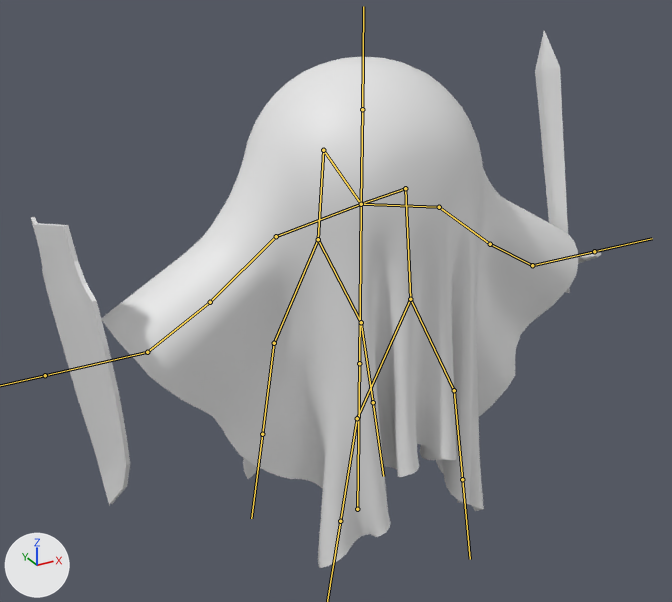
A saved change to the FBX model Assets/Meshes/ghost.fbx.
Camera for both pictures: a 50 mm camera at (-3.97, -6.76, 5.75) aimed at (-0.5, -0.44, 2.58). Lighting does not change. The marker at lower left points along +X, +Y and +Z. The bones that bend it are drawn over the model as lines.

The first picture shows 'ghost', 'shield', 'sword'.
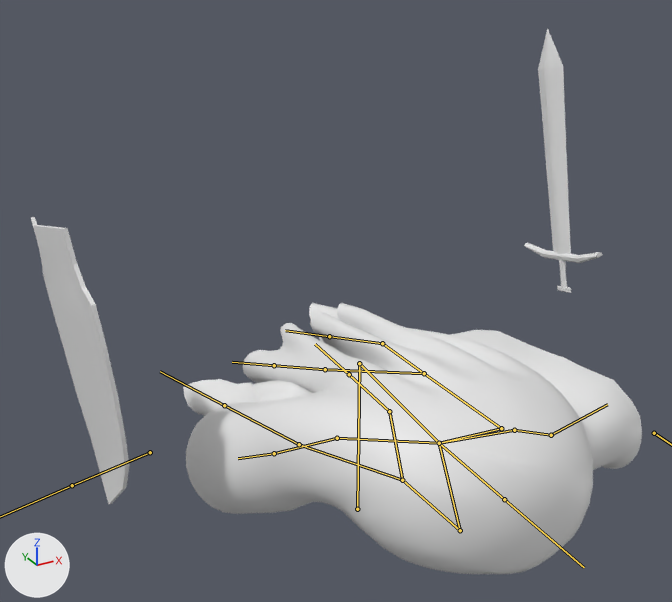
The newer file adds an action. The first version stands in its rest pose; the second is drawn at frame 36 of the action 'Armature|die'.

Changed parts and their boxes [x1, y1, x2, y2] in the pictures (672 x 602 px):
'ghost', posed (47% shorter)
    before: [101, 57, 578, 568]
    after: [183, 303, 642, 574]
'shield', posed
    before: [31, 217, 130, 505]
    after: [31, 217, 129, 504]
'sword', posed
    before: [535, 30, 601, 293]
    after: [524, 28, 603, 293]
bone 'back', root to tip
    before: (359, 363) to (361, 204)
    after: (359, 363) to (439, 443)
bone 'arm_left', root to tip
    before: (276, 236) to (210, 302)
    after: (337, 438) to (274, 453)
bone 'hand_left', root to tip
    before: (210, 302) to (147, 352)
    after: (274, 453) to (238, 458)
bone 'arm_right', root to tip
    before: (439, 207) to (490, 244)
    after: (514, 430) to (551, 435)
bone 'hand_right', root to tip
    before: (490, 244) to (532, 265)
    after: (551, 435) to (607, 404)
bone 'rag_root_back', root to tip
    before: (361, 204) to (405, 188)
    after: (439, 443) to (460, 530)
bone 'rag_top_back', root to tip
    before: (405, 188) to (410, 299)
    after: (460, 530) to (402, 480)
bone 'rag_middle_back_left', root to tip
    before: (410, 299) to (357, 418)
    after: (402, 480) to (299, 444)
bone 'rag_bottom_back_left', root to tip
    before: (357, 418) to (340, 521)
    after: (299, 444) to (224, 405)
bone 'rag_middle_back_right', root to tip
    before: (410, 299) to (454, 390)
    after: (402, 480) to (389, 411)
bone 'rag_bottom_back_right', root to tip
    before: (454, 390) to (462, 479)
    after: (389, 411) to (349, 374)
bone 'rag_root_front', root to tip
    before: (361, 204) to (323, 150)
    after: (439, 443) to (501, 428)
bone 'rag_top_front', root to tip
    before: (323, 150) to (318, 239)
    after: (501, 428) to (424, 373)
bone 'rag_middle_front_left', root to tip
    before: (318, 239) to (274, 343)
    after: (424, 373) to (325, 369)
bone 'rag_bottom_front_left', root to tip
    before: (274, 343) to (262, 434)
    after: (325, 369) to (274, 365)
bone 'rag_middle_front_right', root to tip
    before: (318, 239) to (361, 322)
    after: (424, 373) to (382, 343)
bone 'rag_bottom_front_right', root to tip
    before: (361, 322) to (373, 402)
    after: (382, 343) to (329, 336)
bone 'head', root to tip
    before: (361, 204) to (362, 109)
    after: (439, 443) to (504, 499)

What the commit changed:
Bone 'back' (bone_back) moves from (0.0, 0.0, 0.0) to (-0.37, -0.92, 1.55).
Bone 'back' (bone_back) turns from (0, 0, 0) to (90, -6, -11) degrees about its own x, y and z.
Bone 'arm_left' (bone_arm_left) turns from (0, 0, 0) to (-25, 9, 35) degrees about its own x, y and z.
Bone 'hand_left' (bone_hand_left) turns from (0, 0, 0) to (-18, -11, 3) degrees about its own x, y and z.
Bone 'arm_right' (bone_arm_right) turns from (0, 0, 0) to (13, 29, -12) degrees about its own x, y and z.
Bone 'hand_right' (bone_hand_right) turns from (0, 0, 0) to (-4, 33, 46) degrees about its own x, y and z.
Bone 'rag_root_back' (bone_rag_root_back) turns from (0, 0, 0) to (36, 9, -4) degrees about its own x, y and z.
Bone 'rag_top_back' (bone_rag_top_back) turns from (0, 0, 0) to (37, -1, 11) degrees about its own x, y and z.
Bone 'rag_middle_back_left' (bone_rag_middle_back_left) turns from (0, 0, 0) to (2, 7, 13) degrees about its own x, y and z.
Bone 'rag_bottom_back_left' (bone_rag_bottom_back_left) turns from (0, 0, 0) to (14, -4, -7) degrees about its own x, y and z.
Bone 'rag_middle_back_right' (bone_rag_middle_back_right) turns from (0, 0, 0) to (-9, 6, 5) degrees about its own x, y and z.
Bone 'rag_bottom_back_right' (bone_rag_bottom_back_right) turns from (0, 0, 0) to (2, -2, -13) degrees about its own x, y and z.
Bone 'rag_root_front' (bone_rag_root_front) turns from (0, 0, 0) to (29, 5, -4) degrees about its own x, y and z.
Bone 'rag_top_front' (bone_rag_top_front) turns from (0, 0, 0) to (-35, -4, 8) degrees about its own x, y and z.
Bone 'rag_middle_front_left' (bone_rag_middle_front_left) turns from (0, 0, 0) to (-12, 4, 12) degrees about its own x, y and z.
Bone 'rag_bottom_front_left' (bone_rag_bottom_front_left) turns from (0, 0, 0) to (2, -8, 3) degrees about its own x, y and z.
Bone 'rag_middle_front_right' (bone_rag_middle_front_right) turns from (0, 0, 0) to (-8, -3, -6) degrees about its own x, y and z.
Bone 'rag_bottom_front_right' (bone_rag_bottom_front_right) turns from (0, 0, 0) to (2, 5, -6) degrees about its own x, y and z.
Bone 'head' (bone_head) turns from (0, 0, 0) to (2, -32, -8) degrees about its own x, y and z.
